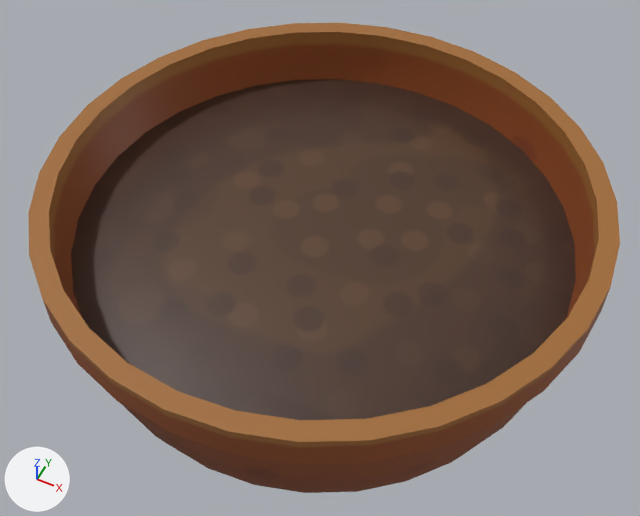
One commit to the FBX model Assets/Meshes/Plants/PlantPot04.fbx: the scene before it, then after it.
Both versions are drawn from a camera (50 mm lens) standing at (0.709, -1.438, 2.135) and looking at (-0.017, 0.013, 0.321). Arrows for +X, +Y and +Z are at lower left; the lights stay in place. Where no turn or scale is listed for an object, it has been applied to the vertices.

The scene before the commit, as lines of its bpy script (objects in view):
```python
me_circle_005 = bpy.data.meshes.new('Circle.005')
me_circle_005.from_pydata(...)  # 721 vertices, 674 faces; spans x -0.719..0.719, y -0.719..0.719, z 0.0..0.608
me_circle_005.materials.append(mat_material_007)  # picture img_plantsatlas_png
ob_circle_001 = bpy.data.objects.new('Circle.001', me_circle_005)
ob_circle_001.location = (0.0, 0.0, 0.0)
```
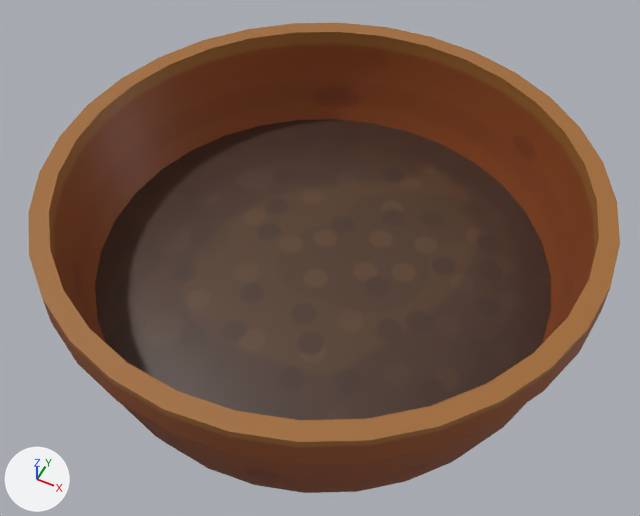
What the commit changed:
me_circle_005 has 721 vertices, 674 faces and spans x -0.719..0.719, y -0.719..0.719, z 0.0..0.608.
me_circle_005 is used by ob_circle_001; location (0.0, 0.0, 0.0).
me_circle_005 part 1: the loose piece of 113 vertices spanning x -0.666..0.666, y -0.666..0.666, z 0.447..0.509 is scaled about its middle by 0.922, then moved by (0.0, 0.0, -0.129).

Boxes [x1, y1, x2, y2] around the edits, measured in the pictures (640 x 516 px; the box of a moved part takes in the faces that stretch with it):
part 1 of me_circle_005, moved or reshaped
    before: [71, 79, 576, 377]
    after: [95, 119, 551, 377]
